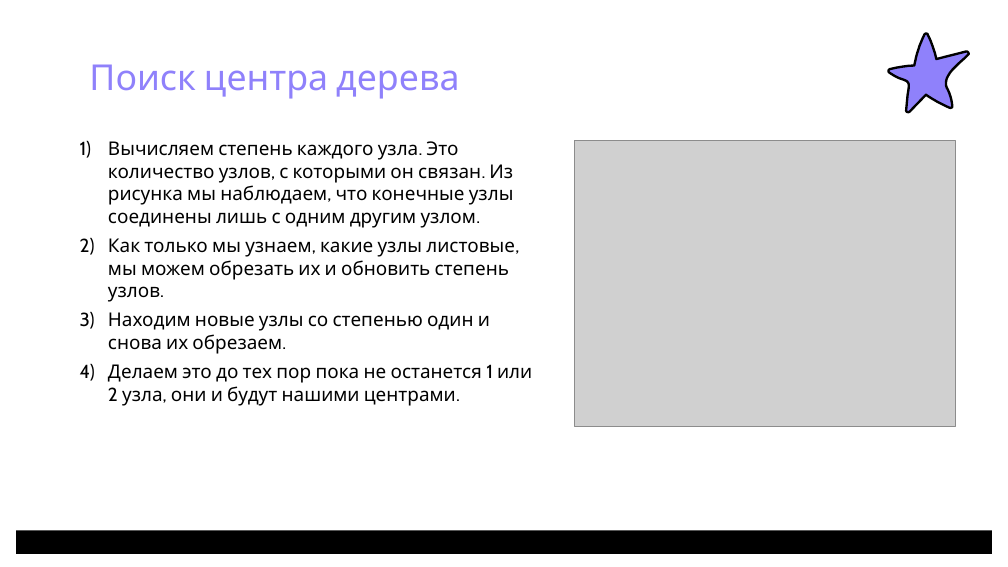
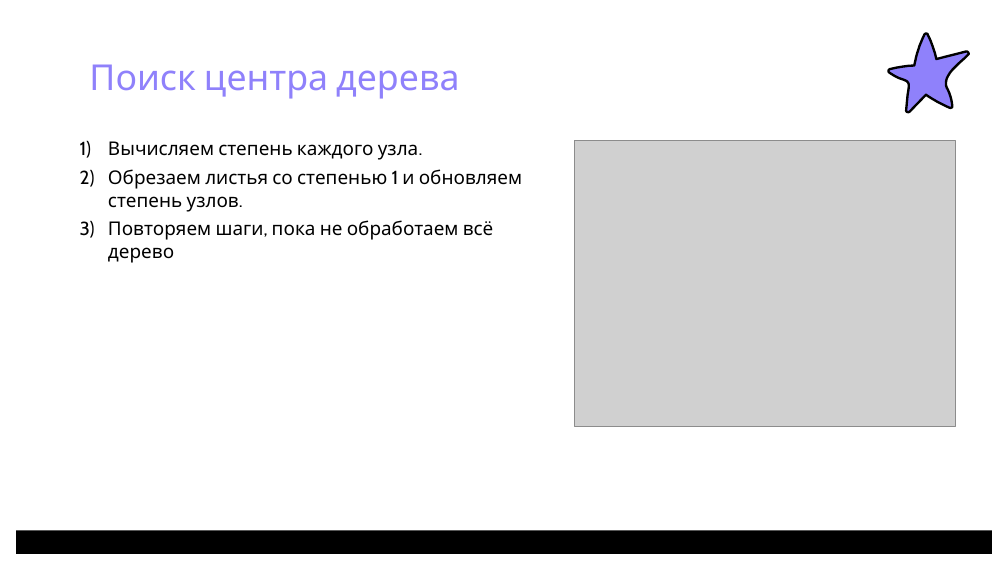
Before and after one commit to PufMe/isomorphic, a slide deck: slide 6 of docs/Изоморфизм деревьев_ПоповаС.О..pptx (slide 9 before the commit). Drawn at 1008x567 pixels with LibreOffice and Linux fonts; fonts in the diff are those of the drawing; grey boxes stand for pictures; background and template pictures are left out. Boxes give left, top, right and bottom in pixels: in the first picture for what was removed or moved away, otherwise in the second. Text is boxed around its words. In the diff, an @@ line names an element or a change of style, - is before the commit and + after.

```diff
--- a/docs/Изоморфизм деревьев_ПоповаС.О..pptx
+++ b/docs/Изоморфизм деревьев_ПоповаС.О..pptx
@@ text at (108,141,522,240): text changed @@
-1) Вычисляем степень каждого узла. Это количество узлов, с которыми он связан. Из рисунка мы наблюдаем, что конечные узлы соединены лишь с одним другим узлом.
-2) Как только мы узнаем, какие узлы листовые, мы можем обрезать их и обновить степень узлов.
-3) Находим новые узлы со степенью один и снова их обрезаем.
-4) Делаем это до тех пор пока не останется 1 или 2 узла, они и будут нашими центрами.
+1) Вычисляем степень каждого узла.
+2) Обрезаем листья со степенью 1 и обновляем степень узлов.
+3) Повторяем шаги, пока не обработаем всё дерево
```
Also in this commit, not shown: 5 other slides changed, 4 slides added, 22 slides removed, 1 other file.
